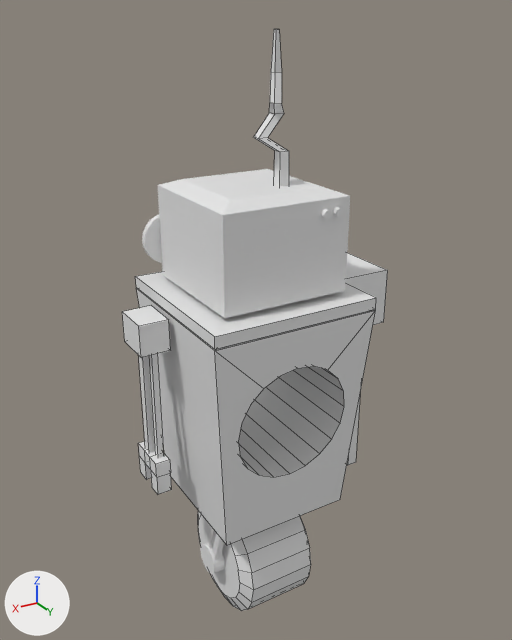
Two versions of the FBX model Assets/models/robot.fbx, one commit apart.
Rendered twice from a 50 mm camera at (2.38, 4.03, 4.47) aimed at (-0.07, -0.05, 2.43). The lights are fixed; the arrows at lower left show +X, +Y and +Z. Mesh edges are drawn as thin lines on the coarser meshes. Where no turn or scale is listed for an object, it has been applied to the vertices.

In view in the first picture: 'antenna', 'body', 'hand1', 'hand2', 'head', 'lid', 'wheel', 'wheel support'.
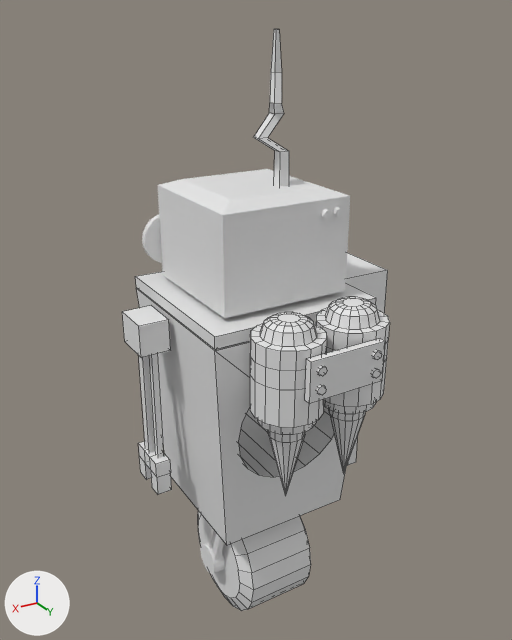
Where the change shows, as pixel boxes [x1, y1, x2, y2] in the pictures (512 x 640 px):
'jetpack', added: after [250, 297, 390, 435]
'fire', added: after [268, 409, 365, 495]

The change, as a list of edits to the scene's bpy script:
```text
Add me_cone:
    me_cone.from_pydata(...)  # 66 vertices, 66 faces; spans x -0.362..0.363, y -0.123..0.123, z -0.657..0.0
Add me_cylinder_003:
    me_cylinder_003.from_pydata(...)  # 456 vertices, 398 faces; spans x -0.469..0.469, y 0.0..0.531, z -0.391..0.295
Add ob_fire:
    ob_fire = bpy.data.objects.new('fire', me_cone)
    ob_fire.location = (0.0, 0.837, 2.215)
Add ob_jetpack:
    ob_jetpack = bpy.data.objects.new('jetpack', me_cylinder_003)
    ob_jetpack.location = (0.0, 0.608, 2.537)
```
